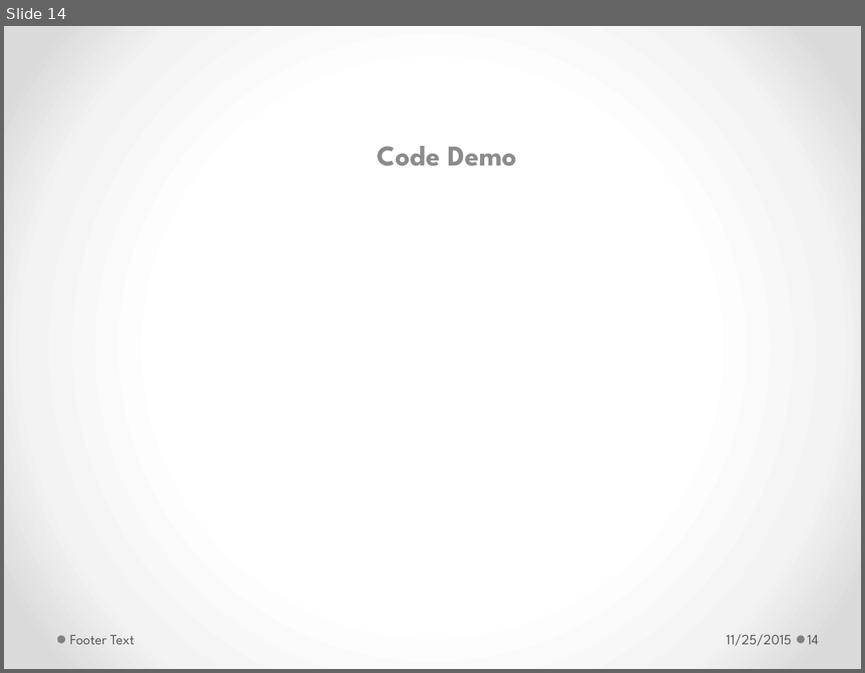
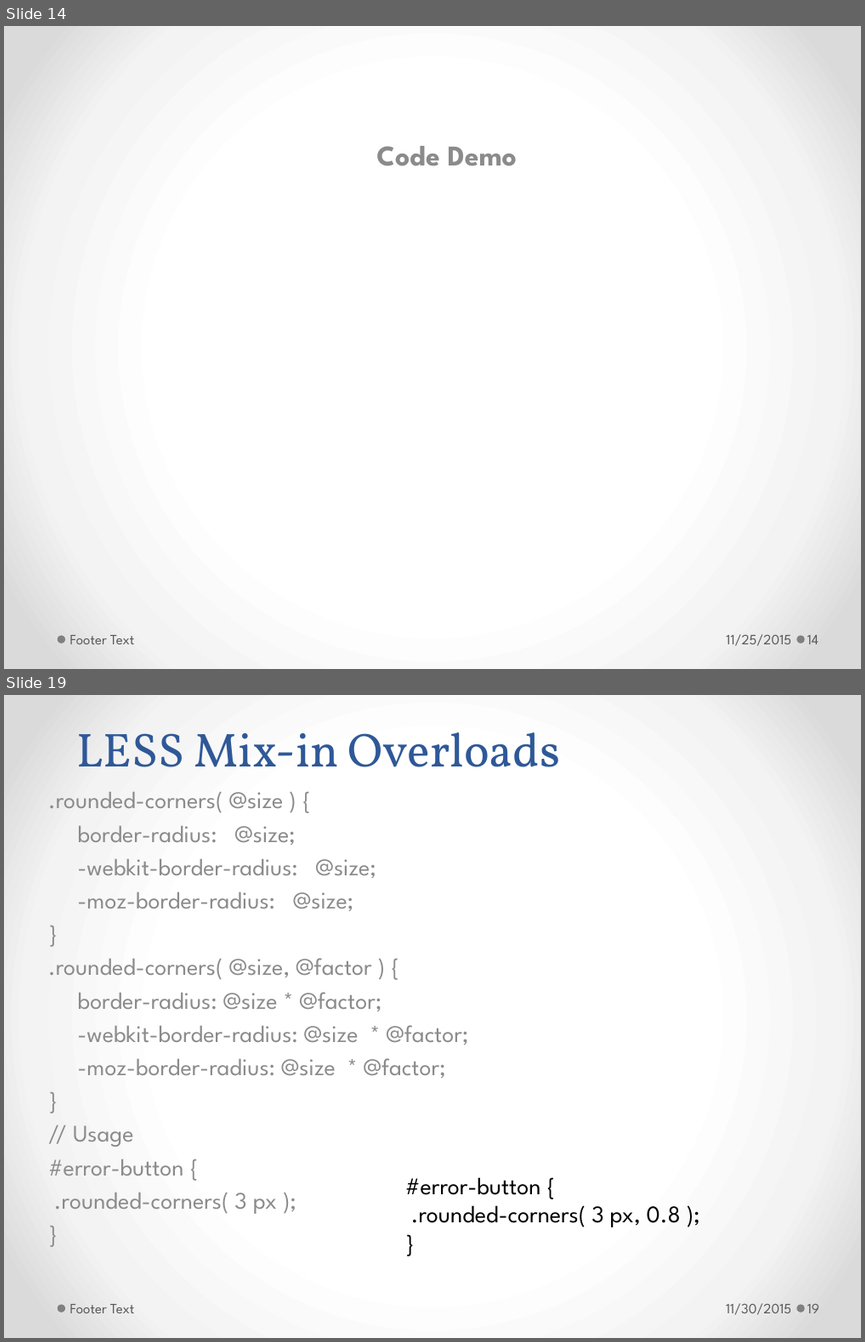
Before and after one commit to h-t-tran/work, a slide deck: brownbag/less/tech-presentation-less.pptx. Shown one above the other, each under a label of ours: slide 14 before the commit, slides 14 and 19 after it; the slides between them are not shown. The pictures are 865x673 and 865x1342 pixels, drawn with LibreOffice and Linux fonts; fonts in the diff are those of the drawing. Boxes give left, top, right and bottom in pixels: in the first picture for what was removed or moved away, otherwise in the second. Text is boxed around its words. In the diff, an @@ line names an element or a change of style, - is before the commit and + after.

```diff
--- a/brownbag/less/tech-presentation-less.pptx
+++ b/brownbag/less/tech-presentation-less.pptx
@@ slide 19 added at [4,695,861,1338], background gradient #FFFFFF to #F4F4F4 to #DADADA; not listed: 2 template elements that a slide beside it also shows @@
@@ title added at [77,732,561,767], 40 pt, text #2F5897 @@
+LESS Mix-in Overloads
@@ subtitle added at [48,792,468,1213], 20 pt, text #8C8C8C @@
+.rounded-corners( @size ) {
+border-radius: @size;
+-webkit-border-radius: @size;
+-moz-border-radius: @size;
+}
+.rounded-corners( @size, @factor ) {
+border-radius: @size * @factor;
+-webkit-border-radius: @size * @factor;
+-moz-border-radius: @size * @factor;
+}
+// Usage
+#error-button {
+.rounded-corners( 3 px );
+}
@@ text added at [405,1177,681,1227], 20 pt, text #000000 @@
+#error-button {
+.rounded-corners( 3 px, 0.8 );
+}
@@ text added at [70,1304,134,1313], 12 pt, text #595959 @@
+Footer Text
@@ text added at [726,1303,791,1315], 12 pt, text #595959 @@
+11/30/2015
@@ page number added at [807,1304,819,1313], 12 pt, text #595959 @@
+19
```
Also in this commit, not shown: 5 slides changed, 4 other slides added, 1 slide removed.
